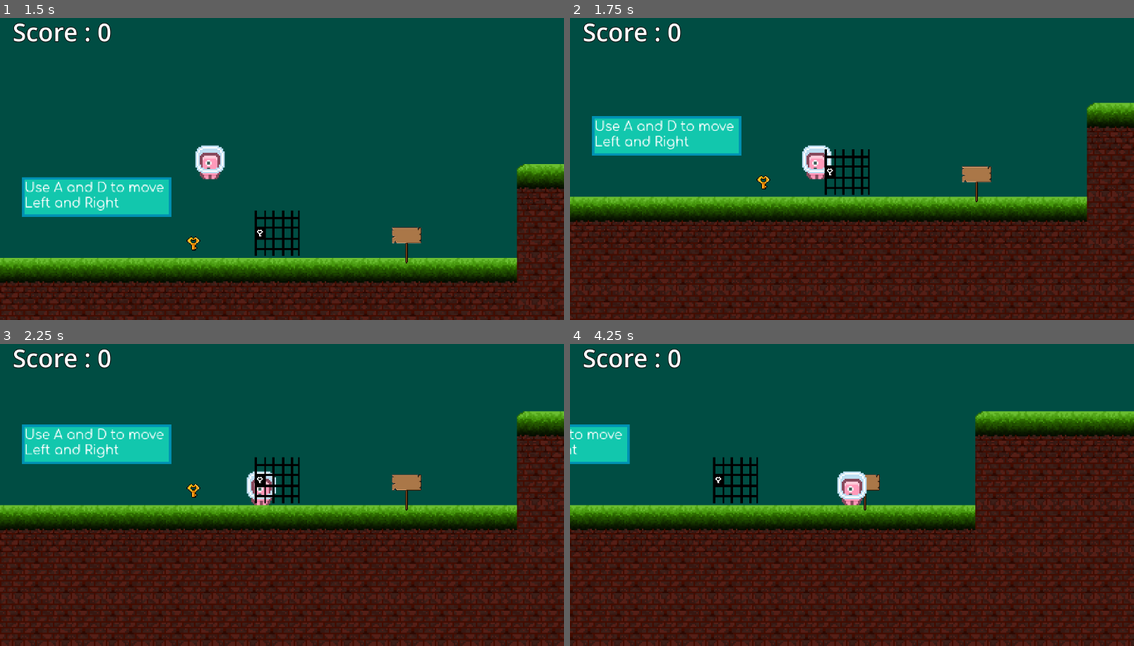
Above: before the commit, frames 1-4 (two rows, left to right).
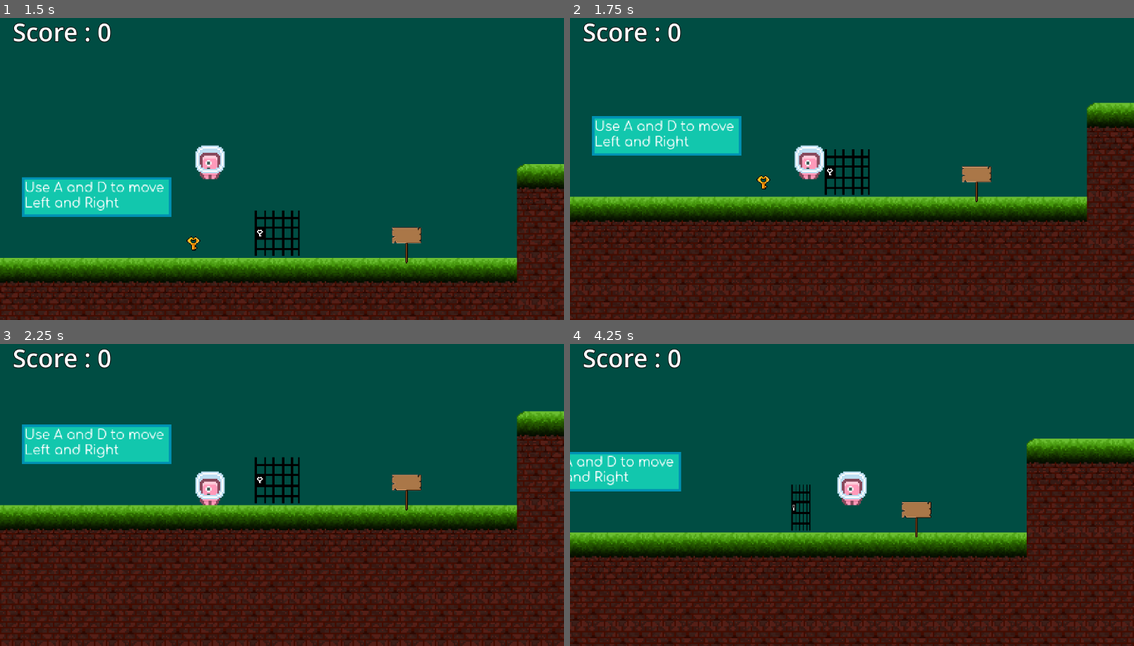
Above: after the commit, the same moments.

Repository: RetroRabiul/Platformer2D
Game: Godot game, scene res://scenes/Level1.tscn
Same seed, same stepped clock (60 frames per second), same inputs: the game is played once before the commit and once after it.
Inputs:
- Up to frame 1 (1.5 s): hold D from 0.53 s (still down); tap Space at 0.77 s
- Up to frame 2 (1.75 s): keep holding D; tap Space at 1.52 s
- Up to frame 3 (2.25 s): release D at 2.03 s; hold A from 2.03 s (still down)
- Up to frame 4 (4.25 s): release A at 2.78 s; hold D from 2.78 s (still down); tap Space at 3.02, 3.77 s

Frame 1 is identical in both runs. In frame 2, 0.5% of the frame differs, in the area x 39-47%, y 42-54%; in frame 3, 0.9%; in frame 4, 32%, in the area x 0-100%, y 22-100%.

Commit message:
Cage,Key

Diff:
--- a/scenes/cage.tscn
+++ b/scenes/cage.tscn
@@ -20,15 +20,25 @@
 "speed": 5.0
 }]
 
-[node name="Cage" type="Area2D"]
+[sub_resource type="RectangleShape2D" id="RectangleShape2D_hwhsy"]
+size = Vector2(18.4524, 19.5238)
+
+[node name="Cage" type="StaticBody2D"]
 scale = Vector2(1.68, 1.68)
 script = ExtResource("1_we2vj")
 
-[node name="CollisionShape2D" type="CollisionShape2D" parent="."]
+[node name="Area2D" type="Area2D" parent="."]
+
+[node name="CageCollision" type="CollisionShape2D" parent="Area2D"]
 shape = SubResource("RectangleShape2D_unfqj")
 
-[node name="Cage" type="AnimatedSprite2D" parent="."]
+[node name="Cage" type="AnimatedSprite2D" parent="Area2D"]
 scale = Vector2(0.3, 0.3)
 sprite_frames = SubResource("SpriteFrames_tc8dp")
 
-[connection signal="body_entered" from="." to="." method="_on_body_entered"]
+[node name="CageClosed" type="CollisionShape2D" parent="."]
+position = Vector2(-0.297619, 0.238095)
+shape = SubResource("RectangleShape2D_hwhsy")
+
+[connection signal="body_entered" from="Area2D" to="." method="_on_area_2d_body_entered"]
+[connection signal="child_entered_tree" from="Area2D/CageCollision" to="." method="_on_collision_shape_2d_child_entered_tree"]
--- a/scenes/ui.tscn
+++ b/scenes/ui.tscn
@@ -27,6 +27,7 @@
 
 [node name="ScoreLabel" type="Label" parent="."]
 auto_translate_mode = 1
+layout_mode = 0
 offset_left = 26.0
 offset_top = 24.0
 offset_right = 229.0
@@ -37,6 +38,7 @@
 [node name="SignText" type="RichTextLabel" parent="."]
 auto_translate_mode = 1
 visible = false
+layout_mode = 0
 offset_left = 410.0
 offset_top = 249.0
 offset_right = 710.0
--- a/scripts/cage.gd
+++ b/scripts/cage.gd
@@ -1,4 +1,4 @@
-extends Area2D
+extends StaticBody2D
 
 var haveKey = false
 
@@ -14,7 +14,8 @@
 	pass
 
 
-func _on_body_entered(body):
+func _on_area_2d_body_entered(body):
 	if body.is_in_group("Player"):
 		if haveKey :
-			$Cage.frame += 1
+			$Area2D/Cage.frame += 1
+			print("frame")
Not shown: 1 places in scenes/cage.tscn that only renumber resources
